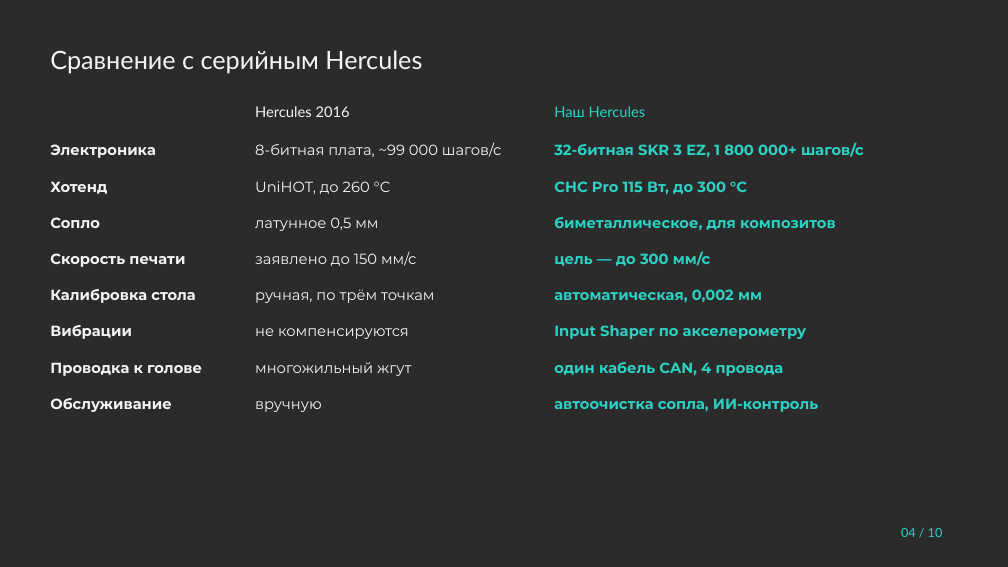
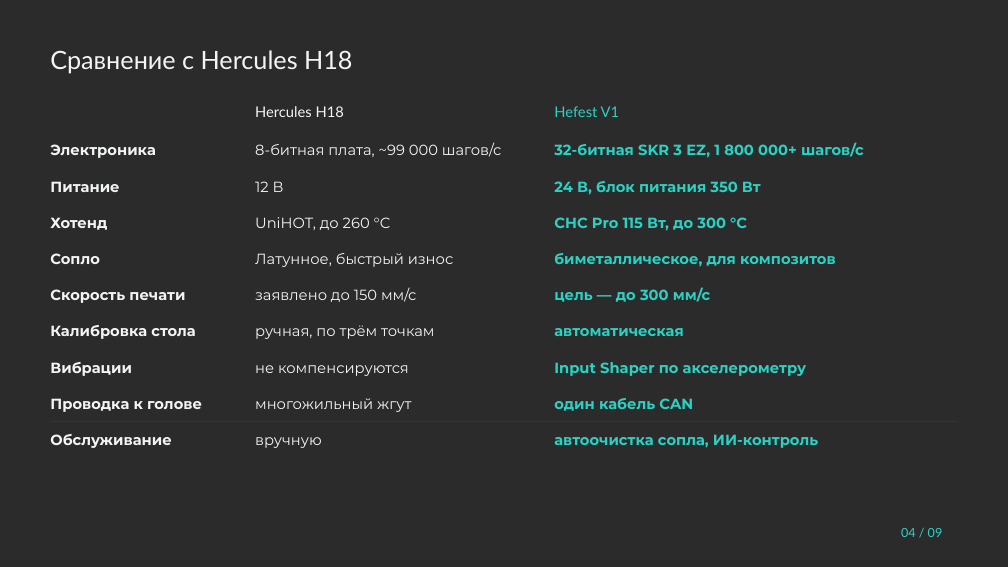
Before and after one commit to pmixay/3d-project, a slide deck: slide 4 of submission/Hercules_prezentaciya.pptx. Drawn at 1008x567 pixels with LibreOffice and Linux fonts; fonts in the diff are those of the drawing; background and template pictures are left out; a plain dark background stands for a picture behind light text. Boxes give left, top, right and bottom in pixels: in the first picture for what was removed or moved away, otherwise in the second. Text is boxed around its words. In the diff, an @@ line names an element or a change of style, - is before the commit and + after.

```diff
--- a/submission/Hercules_prezentaciya.pptx
+++ b/submission/Hercules_prezentaciya.pptx
@@ text at (50, 50, 352, 74): text changed @@
-Сравнение с серийным Hercules
+Сравнение с Hercules H18
@@ text at (255, 106, 344, 117): text changed @@
-Hercules 2016
+Hercules H18
@@ text at (554, 106, 619, 117): text changed @@
-Наш Hercules
+Hefest V1
@@ text added at (50, 181, 119, 192), 14 pt, text #F2F4F5, bold @@
+Питание
@@ text added at (255, 181, 284, 192), 14 pt, text #F2F4F5 @@
+12 В
@@ text added at (554, 181, 761, 195), 14 pt, text #2BD1C2, bold @@
+24 В, блок питания 350 Вт
@@ text at (255, 253, 453, 267): text changed @@
-латунное 0,5 мм
+Латунное, быстрый износ
@@ text at (554, 328, 683, 336): text changed @@
-автоматическая, 0,002 мм
+автоматическая
@@ text at (554, 398, 693, 411): text changed @@
-один кабель CAN, 4 провода
+один кабель CAN
@@ line added from (51, 422) to (958, 422), #2B373B 0.75 pt @@
@@ 18 texts: place and size @@
-18 texts at (50, 181, 836, 412)
+18 texts at (50, 217, 836, 448)
@@ text at (901, 528, 943, 537): text changed @@
-04 / 10
+04 / 09
```
Also in this commit, not shown: 7 other slides changed, 1 slide added, 2 slides removed, 8 other files.
